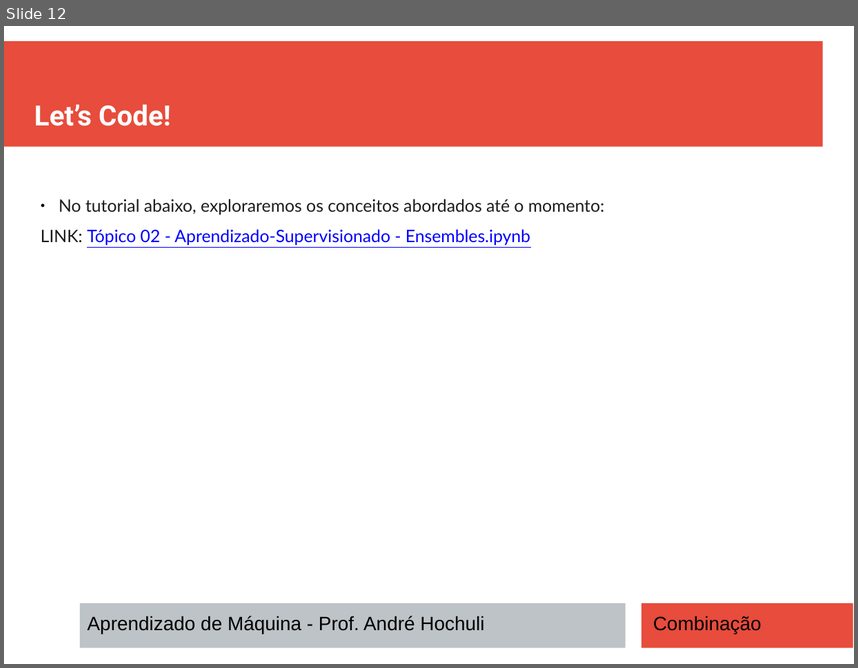
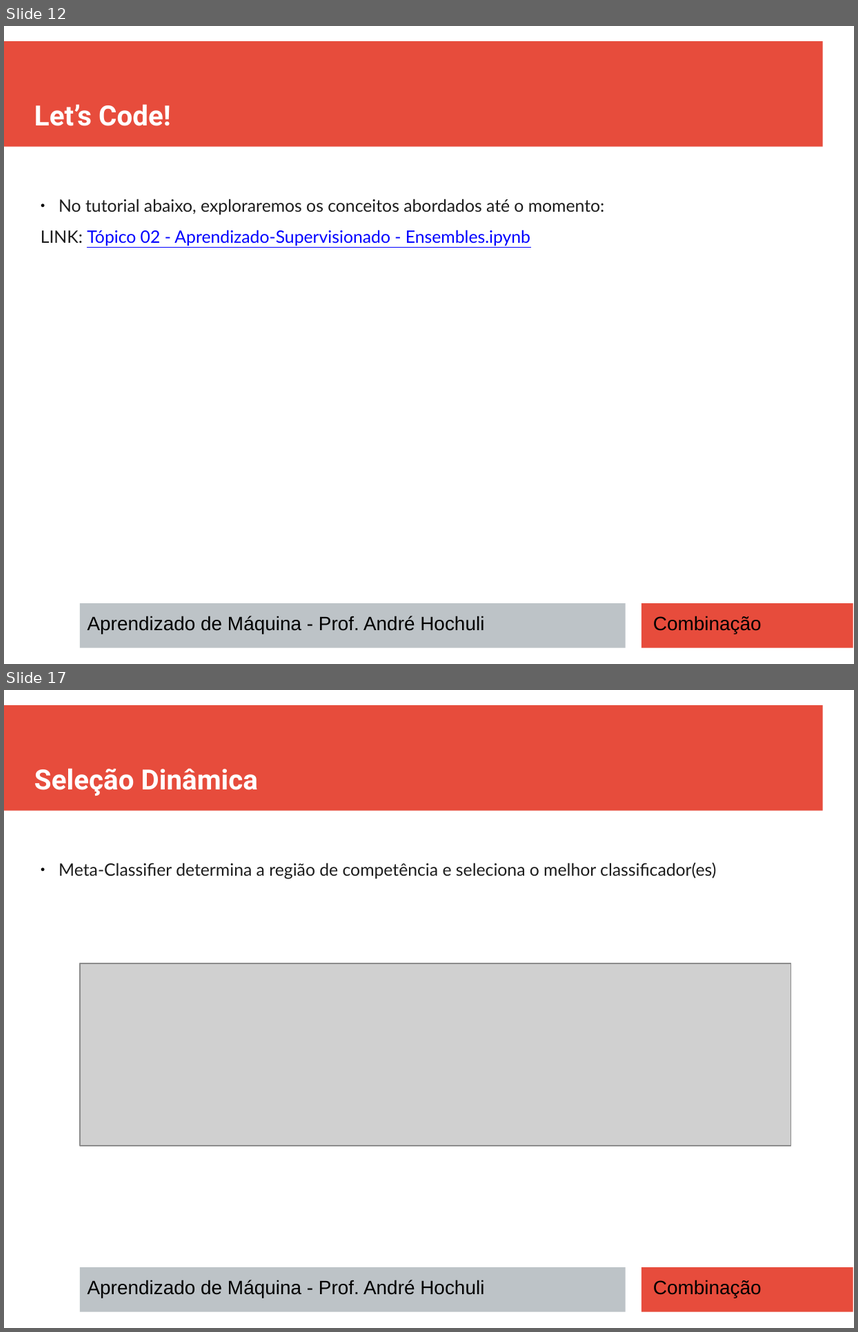
Before and after one commit to andrehochuli/teaching, a slide deck: AprendizadoMaquina/Tópico 02 - Aprendizado Supervisionado/Ensembles/Tópico 02 - Aprendizado-Supervisionado - Ensembles.pptx. Shown one above the other, each under a label of ours: slide 12 before the commit, slides 12 and 17 after it; the slides between them are not shown. The pictures are 858x668 and 858x1332 pixels, drawn with LibreOffice and Linux fonts; fonts in the diff are those of the drawing; grey boxes stand for pictures. Boxes give left, top, right and bottom in pixels: in the first picture for what was removed or moved away, otherwise in the second. Text is boxed around its words. In the diff, an @@ line names an element or a change of style, - is before the commit and + after.

```diff
--- a/AprendizadoMaquina/Tópico 02 - Aprendizado Supervisionado/Ensembles/Tópico 02 - Aprendizado-Supervisionado - Ensembles.pptx
+++ b/AprendizadoMaquina/Tópico 02 - Aprendizado Supervisionado/Ensembles/Tópico 02 - Aprendizado-Supervisionado - Ensembles.pptx
@@ slide 17 added at bbox=[4, 690, 854, 1328], background #FFFFFF; not listed: 3 template elements that a slide beside it also shows @@
@@ text added at bbox=[34, 768, 258, 796], 26 pt, text #FFFFFF, bold @@
+Seleção Dinâmica
@@ text added at bbox=[59, 862, 716, 879], 16 pt, text #1C1C1C @@
+● Meta-Classifier determina a região de competência e seleciona o melhor classificador(es)
@@ picture added at bbox=[80, 963, 791, 1145] @@
@@ text added at bbox=[87, 1279, 484, 1297], 18 pt, text #000000 @@
+Aprendizado de Máquina - Prof. André Hochuli
@@ text added at bbox=[653, 1279, 762, 1297], 18 pt, text #000000 @@
+Combinação
```
Also in this commit, not shown: 6 other slides added, 1 other file.
